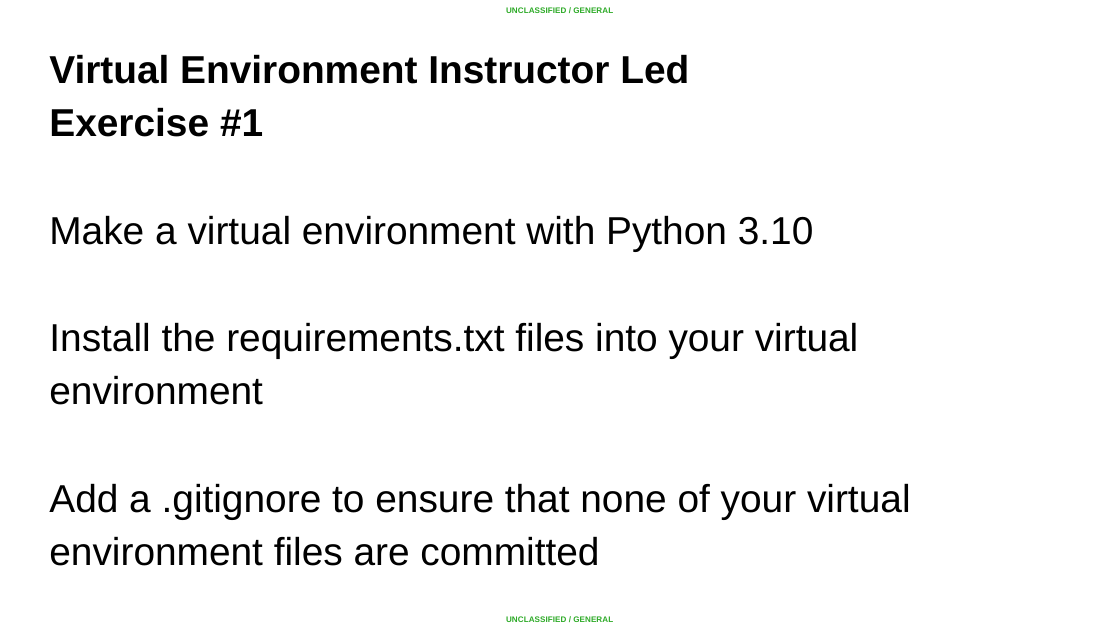
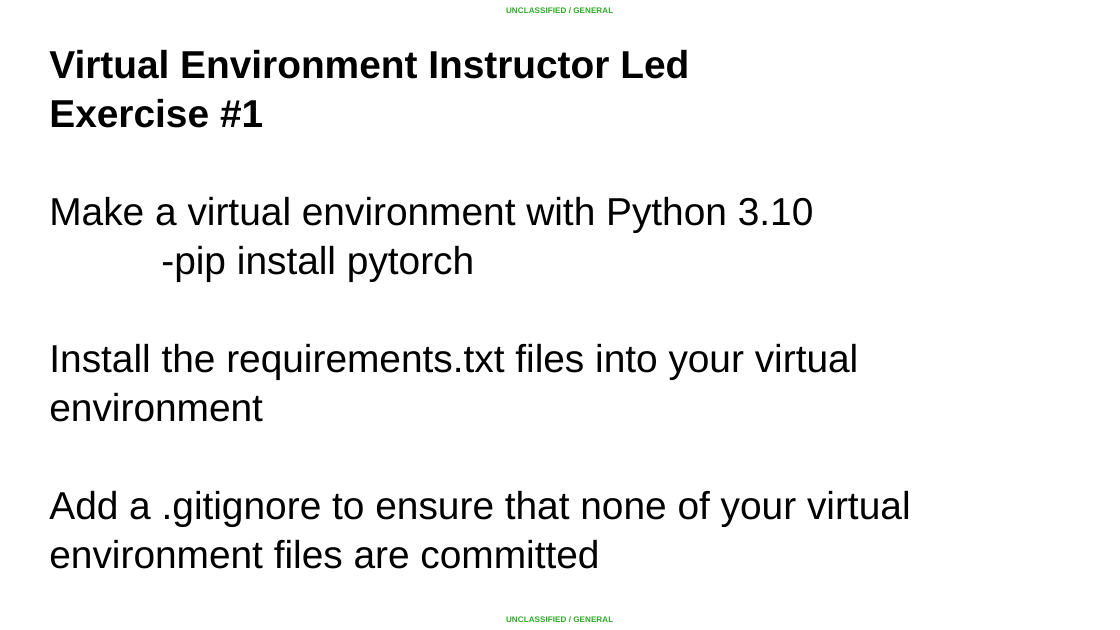
Before and after one commit to AFC-AI2C/summer-course, a slide deck: slide 5 of Python/Lesson 04 - Strings, Advanced Functions, and Virtual Environments/Lesson 04 - Strings, Virtual Environments, and Advanced Functions.pptx (slide 6 before the commit). Drawn at 1120x630 pixels with LibreOffice and Linux fonts; fonts in the diff are those of the drawing; background and template pictures are left out. Boxes give left, top, right and bottom in pixels: in the first picture for what was removed or moved away, otherwise in the second. Text is boxed around its words. In the diff, an @@ line names an element or a change of style, - is before the commit and + after.

```diff
--- a/Python/Lesson 04 - Strings, Advanced Functions, and Virtual Environments/Lesson 04 - Strings, Virtual Environments, and Advanced Functions.pptx
+++ b/Python/Lesson 04 - Strings, Advanced Functions, and Virtual Environments/Lesson 04 - Strings, Virtual Environments, and Advanced Functions.pptx
@@ text at bbox=[49, 49, 911, 569]: line spacing 1.15 to 1.05 @@
@@ text at bbox=[161, 245, 474, 281]: paragraph added @@
+-pip install pytorch
```
Also in this commit, not shown: 1 slide removed, 4 other files.
